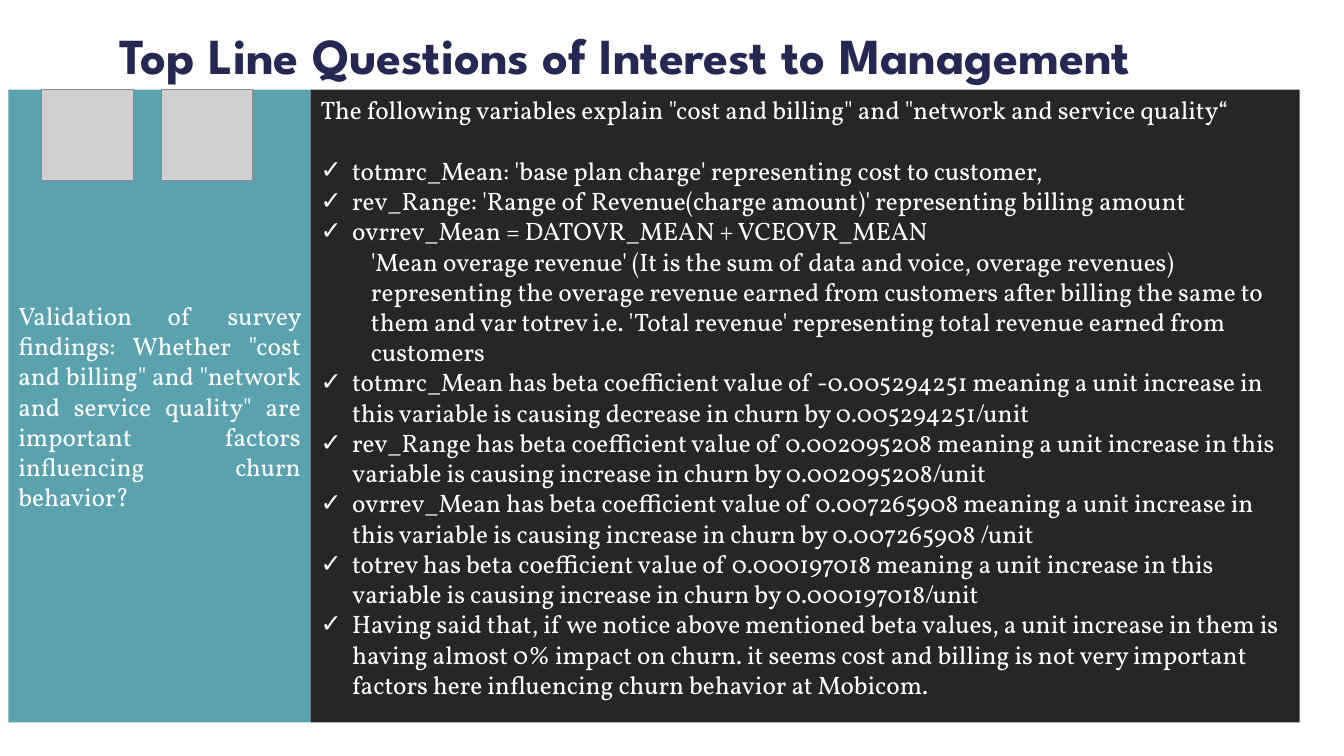
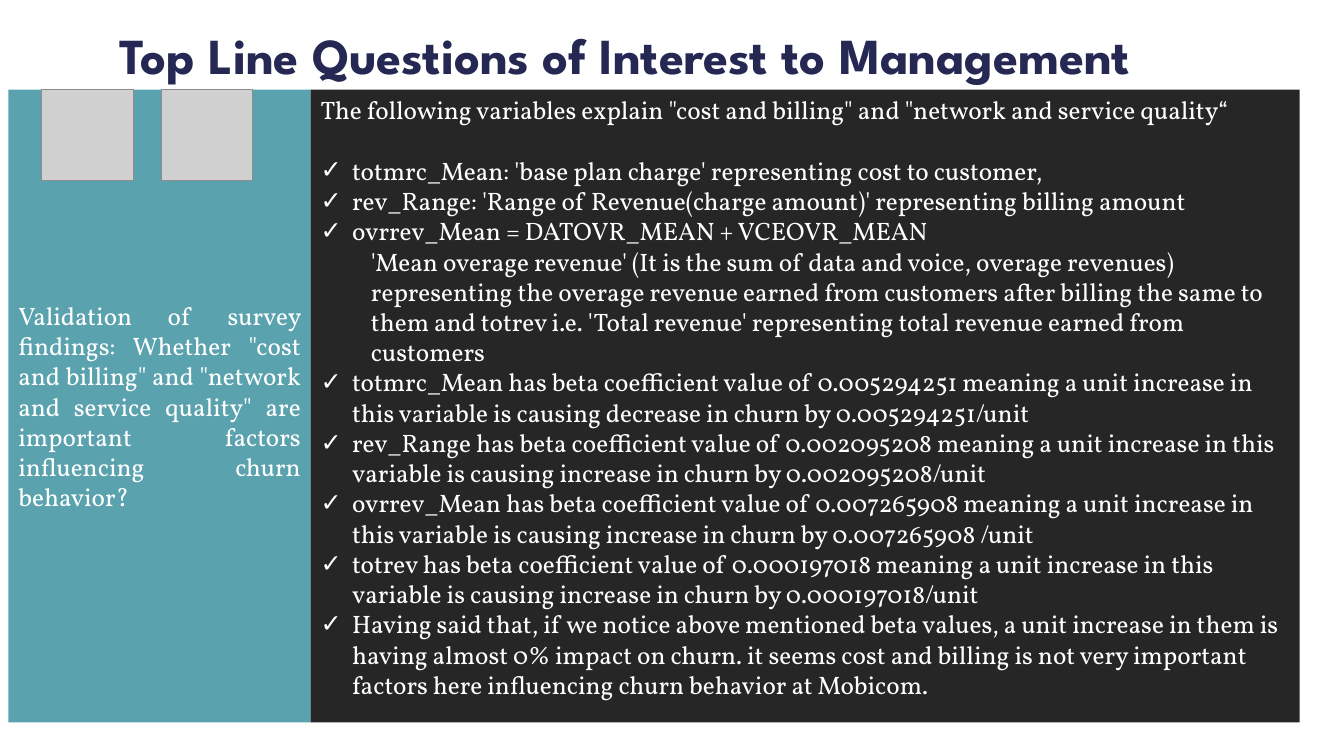
Before and after one commit to sravanvvijay/my-Capstone, a slide deck: slide 4 of Telecom Churn Analysis-Anand Version.pptx. Drawn at 1344x756 pixels with LibreOffice and Linux fonts; fonts in the diff are those of the drawing; grey boxes stand for pictures; background and template pictures are left out. Boxes give left, top, right and bottom in pixels: in the first picture for what was removed or moved away, otherwise in the second. Text is boxed around its words. In the diff, an @@ line names an element or a change of style, - is before the commit and + after.

Commit message:
Add files via upload
some updates

```diff
--- a/Telecom Churn Analysis-Anand Version.pptx
+++ b/Telecom Churn Analysis-Anand Version.pptx
@@ text in rectangle at (352, 252, 1263, 429): text changed @@
-  'Mean overage revenue' (It is the sum of data and voice, overage revenues) representing the overage revenue earned from customers after billing the same to them and var totrev i.e. 'Total revenue' representing total revenue earned from customers
-✓ totmrc_Mean has beta coefficient value of -0.005294251 meaning a unit increase in this variable is causing decrease in churn by 0.005294251/unit
+  'Mean overage revenue' (It is the sum of data and voice, overage revenues) representing the overage revenue earned from customers after billing the same to them and totrev i.e. 'Total revenue' representing total revenue earned from customers
+✓ totmrc_Mean has beta coefficient value of 0.005294251 meaning a unit increase in this variable is causing decrease in churn by 0.005294251/unit
```
Also in this commit, not shown: 2 other slides changed.
